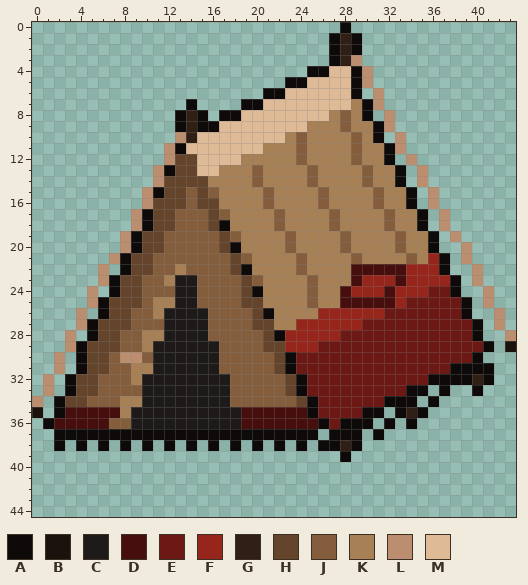
Pixel-art file: ArtSource/pixel/dungeon27/prop_bandit_tent.aseprite. This is how it looked before the edit.
44x45 pixels, 1 frame.
Palette (. is transparent): A #0e0a0a  B #1c120d  C #1e1a1a  D #460f0e  E #6c1814  F #96261c  G #301f15  H #64442b  J #845e3c  K #a88056  L #ba8e6e  M #deba96
Now the later version:
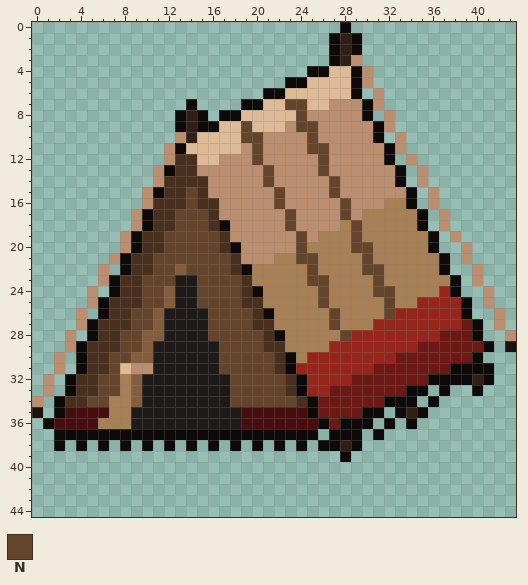
Colours new in this view: N #64442b
Change:
colour H: #64442b -> #482f1e
y 7: x 23..24 MM -> NN; x 27..29 MMK -> LLL
y 8: x 24..29 MMMKJK -> NLLLLL
y 9: x 19 M -> N; x 23..30 MMKKKJKK -> LNNLLLLL
y 10: x 19..30 MMMMKJKKKKJK -> NNLLLLNLLLLL
y 11: x 19..31 MMKKKJKKKKJKK -> LNLLLLNNLLLLL
y 12: x 17..31 MMKKKKKJKKKKJKK -> LLLNLLLLLNLLLLL
y 13: x 15..32 MMKKKJKKKKJKKKKJKK -> LLLLLLNLLLLNLLLLLL
y 14: x 16..32 KKKKJKKKKJKKKKJKK -> LLLLLNLLLLLNLLLLL
y 15: x 14 J -> N; x 16..33 JKKKKJKKKKJKKKKJKK -> LLLLLLNLLLLNLLLLLL
y 16: x 14 J -> N; x 17..31 KKKKJKKKKJKKKKJ -> LLLLLNLLLLLNLLL
y 17: x 13..15 JJJ -> NNN; x 17..29 JKKKKJKKKKJKK -> LLLLLLNLLLLNL; x 32 J -> K
y 18: x 13..15 JJJ -> NNN; x 18..27 KKKKJKKKKJ -> LLLLLNLLLL; x 29 K -> N; x 32 J -> K
y 19: x 12..16 JJJJJ -> NNNNN; x 18..25 JKKKKJKK -> LLLLLLNL; x 28..29 JK -> KN; x 33 J -> K
y 20: x 12..16 JJJJJ -> NNNNN; x 19..24 KKKKJK -> LLLLLN; x 28..30 JKK -> KNN; x 33 J -> K
y 21: x 11..17 JJJJJJJ -> NNNNNNN; x 19..21 JKK -> LLL; x 24..25 JK -> NN; x 29..30 JK -> KN; x 34 J -> K; x 36 F -> K
y 22: x 11..17 JJKJJJJ -> NNJNNNN; x 24..25 JK -> KN; x 29..36 DDDDDFFF -> KNNKKKKK
y 23: x 10..12 JJK -> NNN; x 15..18 JJJJ -> NNNN; x 20 J -> K; x 25..26 JK -> NN; x 29..37 DFFFDFFFF -> KKNKKKKKK
y 24: x 10..11 JJ -> NN; x 15..18 JJJJ -> NNNN; x 25..26 JK -> KN; x 28..37 DFFFDFFFEE -> KKKNNKKKKF
y 25: x 10..12 JKK -> NNJ; x 15..18 JJJJ -> NNNN; x 25..26 JK -> KN; x 28..38 DDDDDFEEEEE -> KKKKNKKFFFF
y 26: x 9..11 JJK -> NNJ; x 16..19 JJJJ -> NNNN; x 26..38 FFFFFFEEEEEEE -> KNKKKKNFFFFFF
y 27: x 9..10 JJ -> NN; x 16..19 JJJJ -> NNNN; x 24..38 FFFFFFEEEEEEEEE -> KKKNKKKFFFFFFFF
y 28: x 8..11 JJKK -> NNJJ; x 16..20 JJJJJ -> NNNNN; x 23..36 FFFFFEEEEEEEEE -> KKKKKNFFFFFFFF
y 29: x 8..10 JJK -> NNJ; x 17..20 JJJJ -> NNNN; x 23..34 FFFEEEEEEEEE -> KKKKFFFFFFFF
y 30: x 7..9 JLL -> NNJ; x 17..21 JJJJJ -> NNNNN; x 24..32 EEEEEEEEE -> KFFFFFFFF
y 31: x 7..10 JJKK -> NMLL; x 17..21 JJJJJ -> NNNNN; x 24..30 EEEEEEE -> FFFFFFF
y 32: x 6..9 JJJK -> NNKJ; x 18..22 JJJJJ -> NNNNN; x 25..28 EEEE -> FFFF
y 33: x 6..8 JJJ -> NNK; x 18..22 JJJJJ -> NNNNN; x 25..26 EE -> FF
y 34: x 5..7 JJJ -> NNK; x 9 K -> J; x 18..23 JJJJJJ -> NNNNNN
y 35: x 7 D -> K
y 36: x 6..8 DJJ -> KKK
Pixel boxes of the changes (left, top, right, bottom) in both pictures:
changed: (65, 99, 461, 429)
